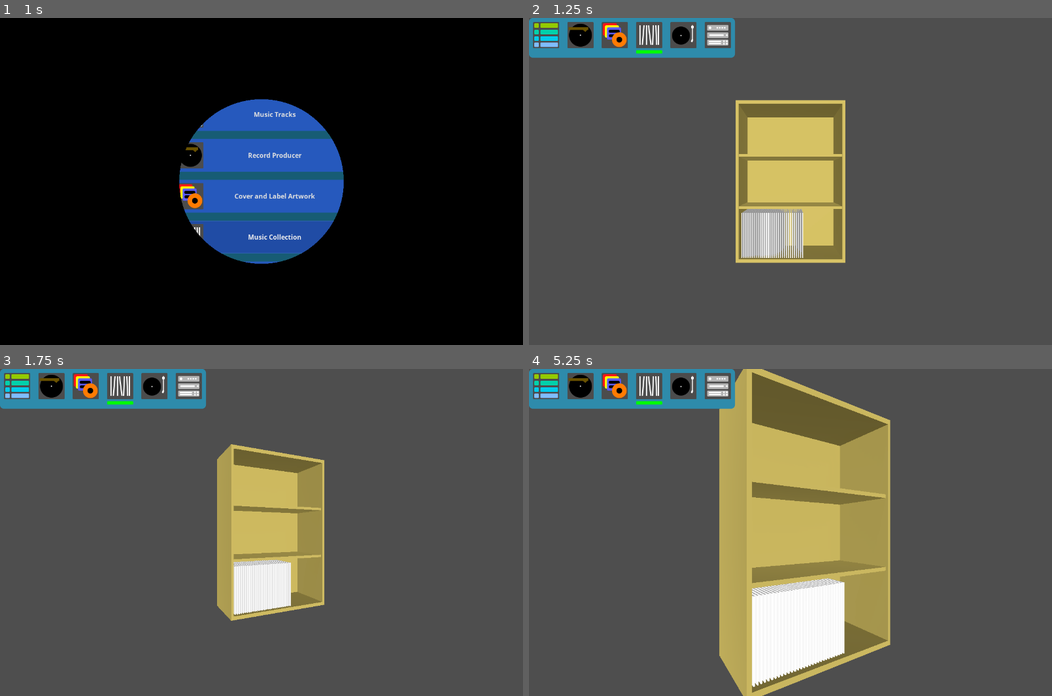
Above: before the commit, frames 1-4 (two rows, left to right).
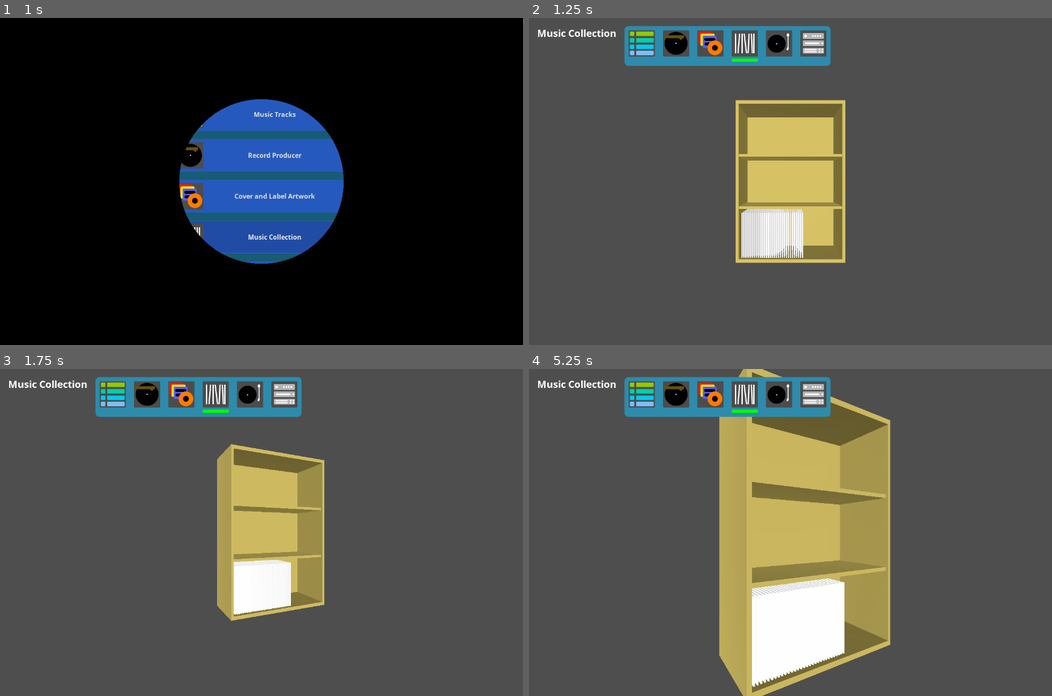
Above: after the commit, the same moments.

Repository: andrew-wilkes/vinyl
Game: Godot game, scene res://scenes/Main.tscn
Same seed, same stepped clock (60 frames per second), same inputs: the game is played once before the commit and once after it.
Inputs (mouse positions are in pixels of both pictures, inside the frame that each line leads up to):
- Up to frame 1 (1 s): click "Music Collection" at 0.5 s
- Up to frame 2 (1.25 s): no input
- Up to frame 3 (1.75 s): tap Enter at 1.25 s; move the mouse to (376, 516) at 1.27 s; hold Right from 1.28 s (still down); tap Delete at 1.35 s; click (376, 516) at 1.42 s
- Up to frame 4 (5.25 s): move the mouse to (685, 548) at 2.02 s; release Right at 2.03 s; hold Down 2.03-2.78 s; tap Z at 2.1 s; click (685, 548) at 2.17 s; move the mouse to (842, 460) at 2.77 s; hold Right 2.78-3.53 s; hold X 2.78-3.53 s; click (842, 460) at 2.92 s; move the mouse to (764, 597) at 3.52 s; hold Up 3.53-4.28 s; tap Shift at 3.6 s; click (764, 597) at 3.67 s; move the mouse to (947, 581) at 4.27 s; hold Ctrl 4.28-5.03 s; hold Left from 4.28 s (still down); click (947, 581) at 4.42 s; move the mouse to (633, 483) at 5.02 s; tap 1 at 5.1 s; click (633, 483) at 5.17 s

Frame 1 is identical in both runs. In frame 2, 6.9% of the frame differs, in the area x 0-58%, y 0-74%; in frame 3, 6.2%; in frame 4, 6.7%.

Commit message:
Add edge highlighting to records

Diff:
--- a/src/assets/highlight-shader.tres
+++ b/src/assets/highlight-shader.tres
@@ -38,7 +38,7 @@
 
 }
 "
-graph_offset = Vector2( 48.5134, 18.9533 )
+graph_offset = Vector2( -281.293, -2.11272 )
 nodes/fragment/0/position = Vector2( 680, 40 )
 nodes/fragment/2/node = SubResource( 1 )
 nodes/fragment/2/position = Vector2( 300, 40 )
--- a/src/scenes/MusicLibrary.gd
+++ b/src/scenes/MusicLibrary.gd
@@ -32,6 +32,24 @@
 		var lp2 = lp.duplicate()
 		lp2.translation.x = x
 		add_child(lp2)
+		lp2.get_child(0).connect("mouse_entered", self, "edge_entered", [lp2])
+		lp2.get_child(0).connect("mouse_exited", self, "edge_exited", [lp2])
+		lp2.get_child(0).connect("input_event", self, "edge_input", [lp2])
+		lp2.material = lp.material.duplicate()
+		lp2.material.next_pass = lp.material.next_pass.duplicate()
+
+
+func edge_entered(item):
+	item.material.next_pass.set_shader_param("Level", 1.0)
+
+
+func edge_exited(item):
+	item.material.next_pass.set_shader_param("Level", 0.0)
+
+
+func edge_input(_camera, event, _position, _normal, _shape_idx, item):
+	if event is InputEventMouseButton and event.button_index == BUTTON_LEFT and event.pressed:
+		print(item)
 
 
 func calc_cabinet_width(x_capacity):
--- a/src/scenes/MusicLibrary.tscn
+++ b/src/scenes/MusicLibrary.tscn
@@ -1,8 +1,20 @@
-[gd_scene load_steps=5 format=2]
+[gd_scene load_steps=10 format=2]
 
 [ext_resource path="res://scenes/OrbitCamera.tscn" type="PackedScene" id=1]
 [ext_resource path="res://scenes/MusicLibrary.gd" type="Script" id=2]
 [ext_resource path="res://scenes/Navigation.tscn" type="PackedScene" id=3]
+[ext_resource path="res://assets/heading1.tres" type="DynamicFont" id=4]
+[ext_resource path="res://assets/highlight-shader.tres" type="Shader" id=5]
+
+[sub_resource type="ShaderMaterial" id=4]
+shader = ExtResource( 5 )
+shader_param/Level = 0.0
+
+[sub_resource type="SpatialMaterial" id=5]
+next_pass = SubResource( 4 )
+
+[sub_resource type="BoxShape" id=3]
+extents = Vector3( 0.003, 0.155, 0.003 )
 
 [sub_resource type="SpatialMaterial" id=1]
 albedo_color = Color( 0.643137, 0.580392, 0.290196, 1 )
@@ -17,6 +29,13 @@
 width = 0.006
 height = 0.31
 depth = 0.31
+material = SubResource( 5 )
+
+[node name="Area" type="Area" parent="LP"]
+transform = Transform( 1, 0, 0, 0, 1, 0, 0, 0, 1, 0, 0, 0.15 )
+
+[node name="CollisionShape" type="CollisionShape" parent="LP/Area"]
+shape = SubResource( 3 )
 
 [node name="Shelves" type="Spatial" parent="."]
 
@@ -28,5 +47,30 @@
 
 [node name="c" type="CanvasLayer" parent="."]
 
-[node name="Navigation" parent="c" instance=ExtResource( 3 )]
+[node name="MarginContainer" type="MarginContainer" parent="c"]
+margin_right = 40.0
+margin_bottom = 40.0
+custom_constants/margin_right = 20
+custom_constants/margin_top = 20
+custom_constants/margin_left = 20
+custom_constants/margin_bottom = 20
+
+[node name="HB" type="HBoxContainer" parent="c/MarginContainer"]
+margin_left = 20.0
+margin_top = 20.0
+margin_right = 738.0
+margin_bottom = 117.0
+custom_constants/separation = 20
+
+[node name="Label" type="Label" parent="c/MarginContainer/HB"]
+margin_right = 194.0
+margin_bottom = 97.0
+size_flags_vertical = 7
+custom_fonts/font = ExtResource( 4 )
+text = "Music Collection"
+
+[node name="Navigation" parent="c/MarginContainer/HB" instance=ExtResource( 3 )]
+margin_left = 214.0
+margin_right = 718.0
+margin_bottom = 97.0
 current_selection = 3
